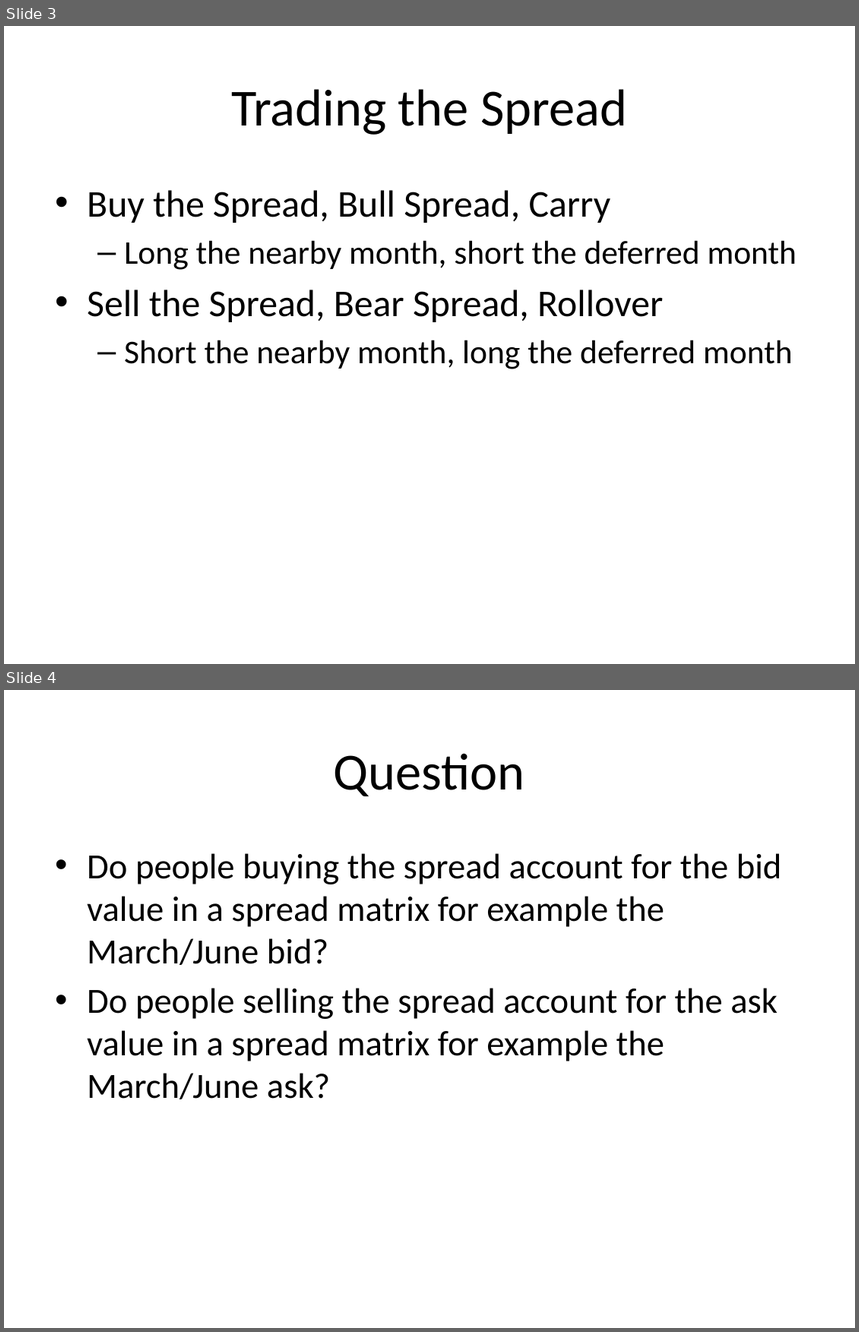
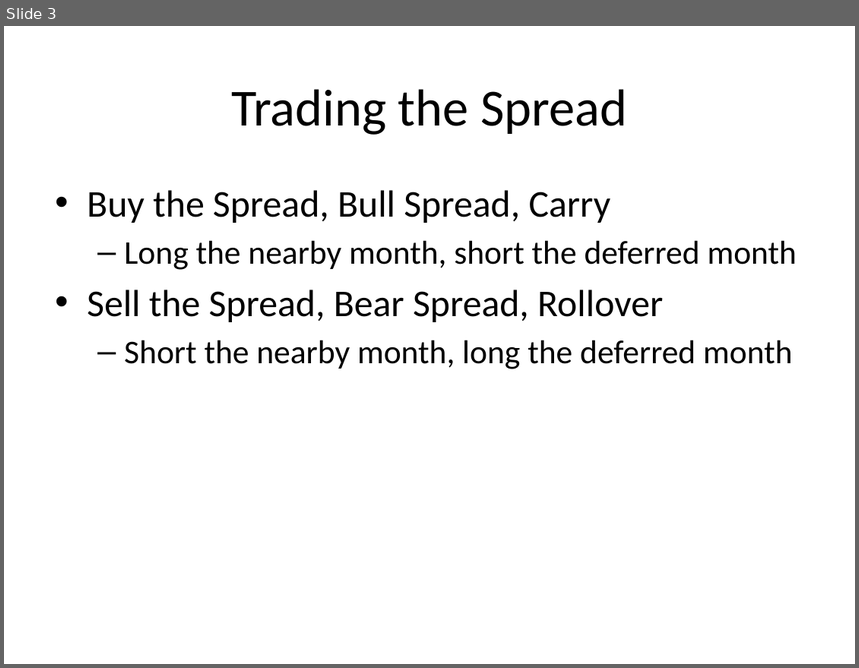
Before and after one commit to benofben/implier, a slide deck: doc/Implier - Background.pptx. Shown one above the other, each under a label of ours: slides 3 and 4 before the commit, slide 3 after it. The pictures are 859x1332 and 859x668 pixels, drawn with LibreOffice and Linux fonts; fonts in the diff are those of the drawing. Boxes give left, top, right and bottom in pixels: in the first picture for what was removed or moved away, otherwise in the second. Text is boxed around its words. In the diff, an @@ line names an element or a change of style, - is before the commit and + after.

```diff
--- a/doc/Implier - Background.pptx
+++ b/doc/Implier - Background.pptx
@@ slide 4 removed at bbox=[4, 690, 855, 1328], background #FFFFFF @@
@@ title removed at bbox=[334, 753, 525, 796] @@
-Question
@@ text removed at bbox=[87, 853, 782, 1100] @@
-  • Do people buying the spread account for the bid value in a spread matrix for example the March/June bid?
-  • Do people selling the spread account for the ask value in a spread matrix for example the March/June ask?
```
Also in this commit, not shown: 2 slides added, 8 other slides removed, 11 other files.
